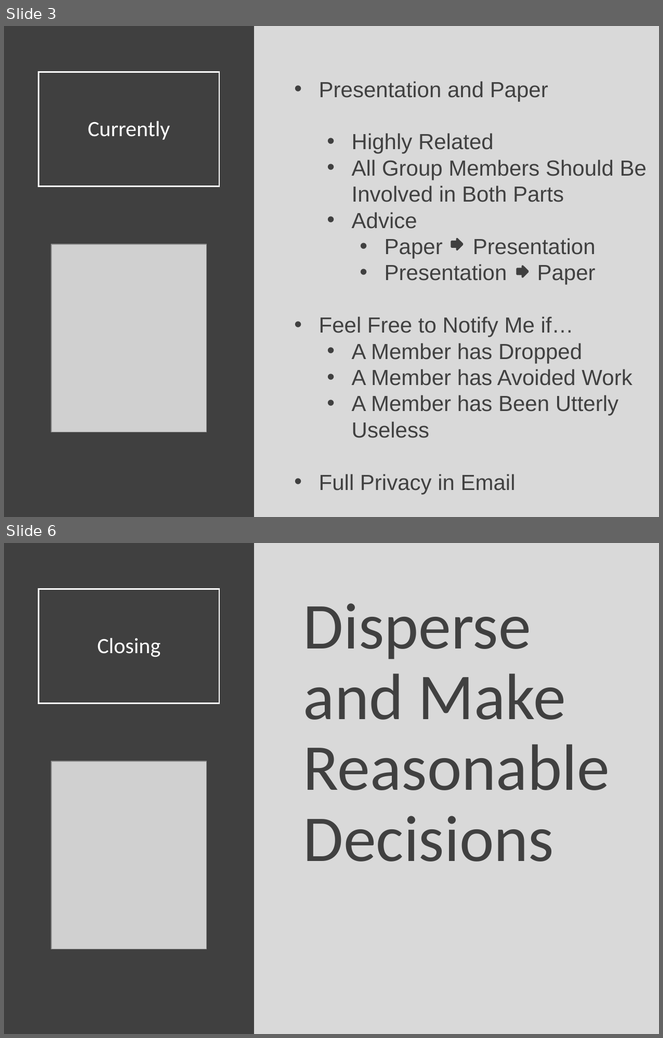
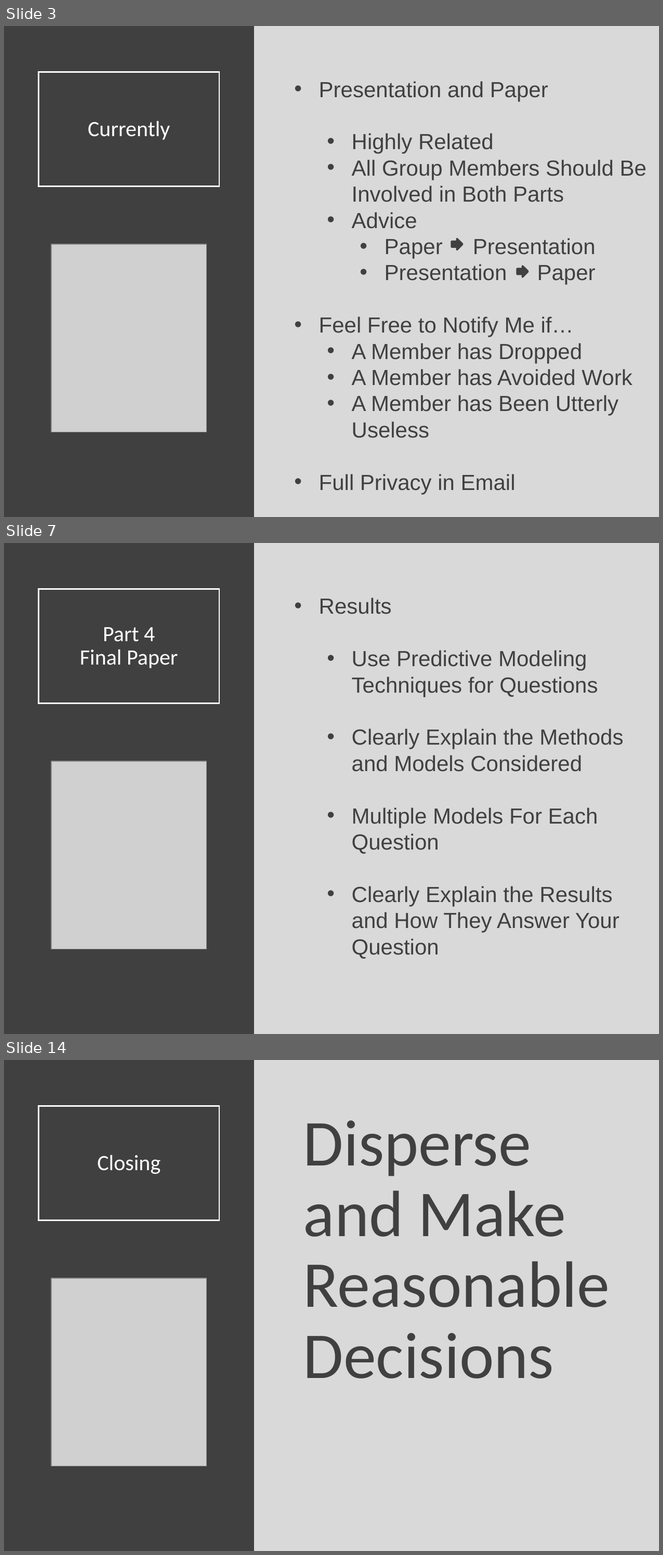
Before and after one commit to Yixf-Self/STOR320_WEBSITE, a slide deck: Lecture/Lecture 26/Lecture 26.pptx. Shown one above the other, each under a label of ours: slides 3 and 6 before the commit, slides 3, 7 and 14 after it; the slides between them are not shown. The pictures are 663x1038 and 663x1555 pixels, drawn with LibreOffice and Linux fonts; fonts in the diff are those of the drawing; grey boxes stand for pictures. Boxes give left, top, right and bottom in pixels: in the first picture for what was removed or moved away, otherwise in the second. Text is boxed around its words. In the diff, an @@ line names an element or a change of style, - is before the commit and + after.

```diff
--- a/Lecture/Lecture 26/Lecture 26.pptx
+++ b/Lecture/Lecture 26/Lecture 26.pptx
@@ slide 7 added at (x1=4, y1=543, x2=659, y2=1034), background #D9D9D9 @@
@@ rectangle added at (x1=4, y1=543, x2=254, y2=1034), fill #404040 @@
@@ title added at (x1=39, y1=589, x2=220, y2=704), outline #FFFFFF 1.5 pt, 24 pt, text #FFFFFF @@
+Part 4
+Final Paper
@@ text added at (x1=319, y1=598, x2=623, y2=959), 24 pt, text #404040 @@
+• Results
+  • Use Predictive Modeling Techniques for Questions
+  • Clearly Explain the Methods and Models Considered
+  • Multiple Models For Each Question
+  • Clearly Explain the Results and How They Answer Your Question
@@ picture added at (x1=51, y1=761, x2=206, y2=949) @@
@@ what was slide 6 is now slide 14 @@
```
Also in this commit, not shown: 3 slides changed, 7 other slides added, 8 other files.
